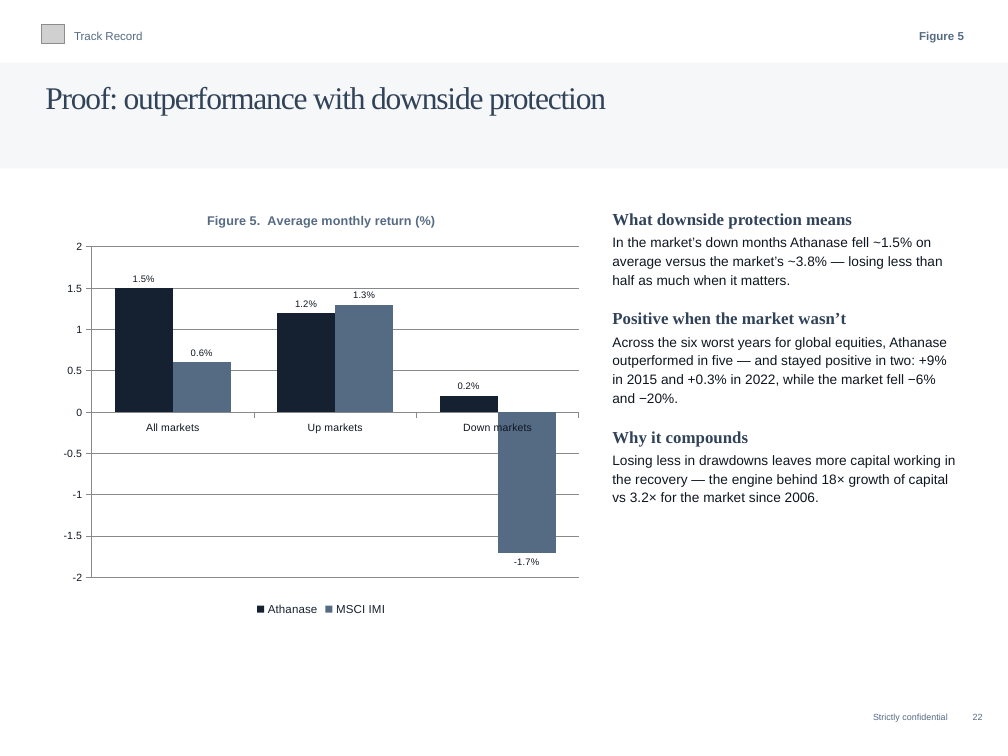
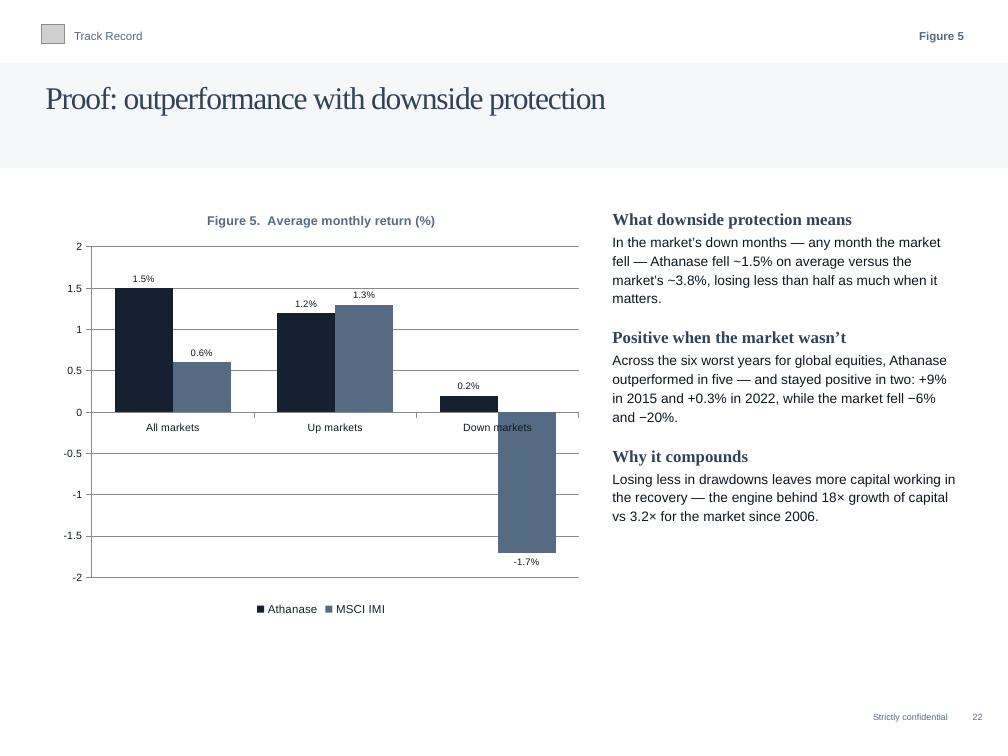
Before and after one commit to charette-lab/Claude, a slide deck: slide 22 of Athanase_Endowment_Pitch_23pp.pptx. Drawn at 1008x756 pixels with LibreOffice and Linux fonts; fonts in the diff are those of the drawing; grey boxes stand for pictures. Boxes give left, top, right and bottom in pixels: in the first picture for what was removed or moved away, otherwise in the second. Text is boxed around its words. In the diff, an @@ line names an element or a change of style, - is before the commit and + after.

```diff
--- a/Athanase_Endowment_Pitch_23pp.pptx
+++ b/Athanase_Endowment_Pitch_23pp.pptx
@@ text at (612,237,941,303): text changed @@
-In the market’s down months Athanase fell ~1.5% on average versus the market’s ~3.8% — losing less than half as much when it matters.
+In the market’s down months — any month the market fell — Athanase fell ~1.5% on average versus the market’s ~3.8%, losing less than half as much when it matters.
```
Also in this commit, not shown: 1 other slide changed.
